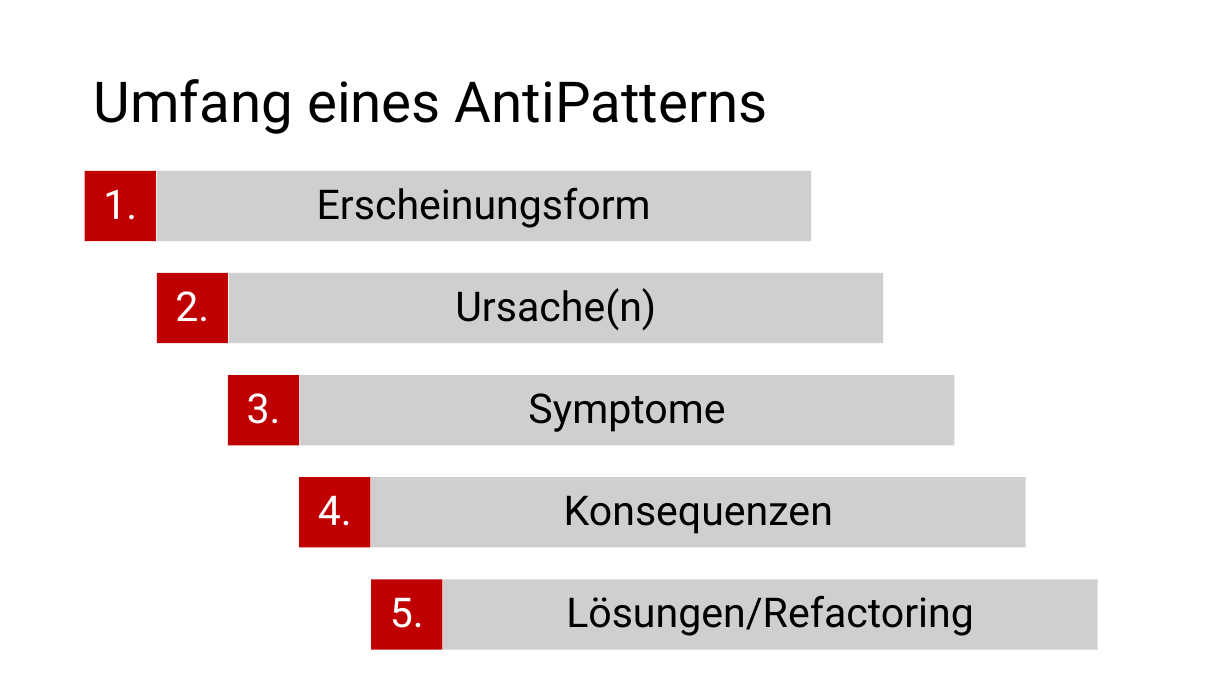
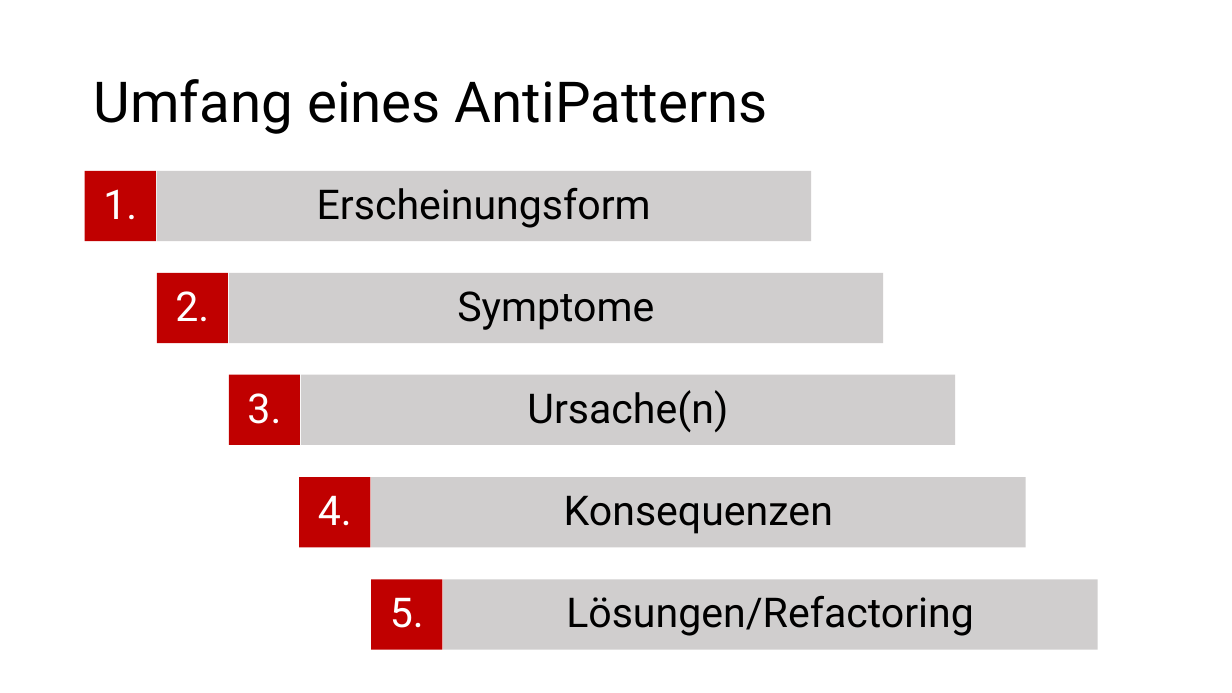
Before and after one commit to tkrieger/AntiPatterns, a slide deck: slide 6 of pres_antipatterns.pptx (slide 5 before the commit). Drawn at 1232x693 pixels with LibreOffice and Linux fonts; fonts in the diff are those of the drawing. Boxes give left, top, right and bottom in pixels: in the first picture for what was removed or moved away, otherwise in the second. Text is boxed around its words. In the diff, an @@ line names an element or a change of style, - is before the commit and + after.

```diff
--- a/pres_antipatterns.pptx
+++ b/pres_antipatterns.pptx
@@ rectangle "Symptome": place and size @@
-rectangle "Symptome" at bbox=[300, 375, 955, 445]
+rectangle "Symptome" at bbox=[229, 273, 884, 343]
@@ rectangle "Ursache(n)": place and size @@
-rectangle "Ursache(n)" at bbox=[229, 273, 884, 343]
+rectangle "Ursache(n)" at bbox=[301, 374, 956, 445]
```
Also in this commit, not shown: 2 other slides changed, 19 slides added, 4 other files.
